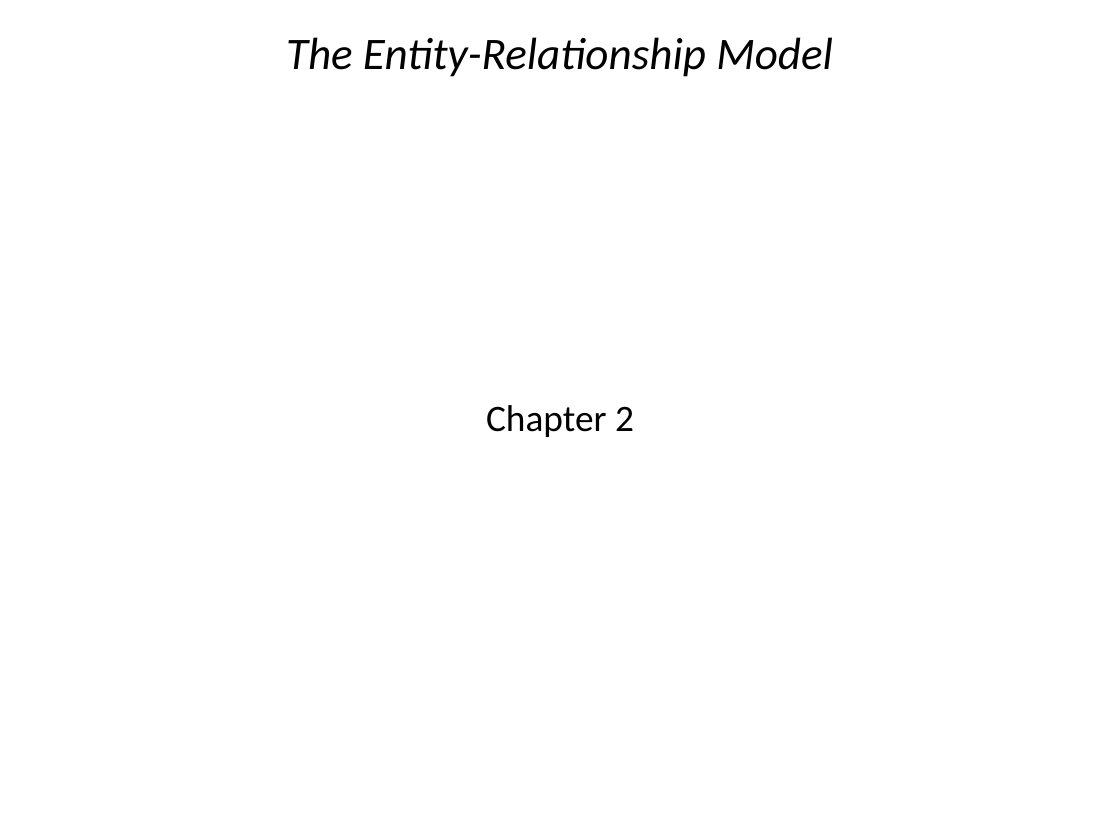
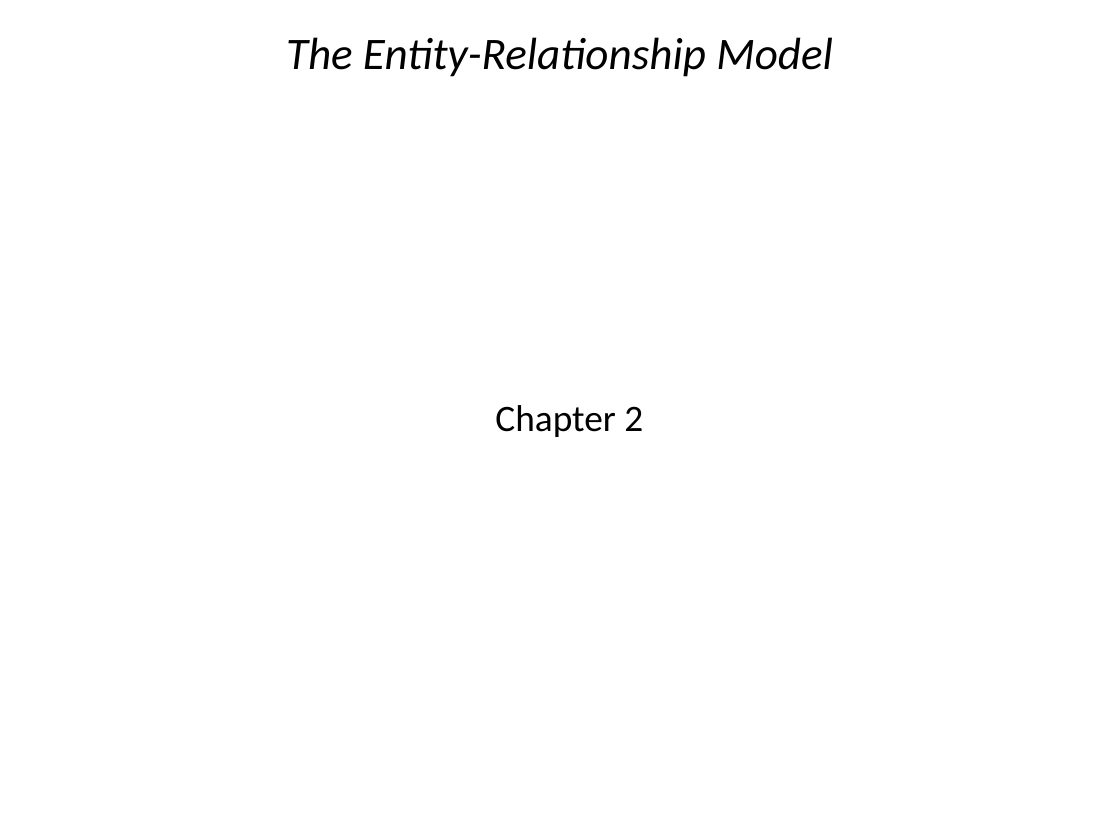
Before and after one commit to nashimbiswa/JADAVPUR-MCA-BOk, a slide deck: slide 1 of books/sem 2/dbms/Ch2_ER_Model.ppt. Drawn at 1120x840 pixels with LibreOffice and Linux fonts; fonts in the diff are those of the drawing. Boxes give left, top, right and bottom in pixels: in the first picture for what was removed or moved away, otherwise in the second. Text is boxed around its words. In the diff, an @@ line names an element or a change of style, - is before the commit and + after.

```diff
--- a/books/sem 2/dbms/Ch2_ER_Model.ppt
+++ b/books/sem 2/dbms/Ch2_ER_Model.ppt
@@ subtitle "Chapter 2": place and size @@
-subtitle "Chapter 2" at (486, 405, 634, 437)
+subtitle "Chapter 2" at (495, 405, 643, 437)
```
Also in this commit, not shown: 19 other files.
